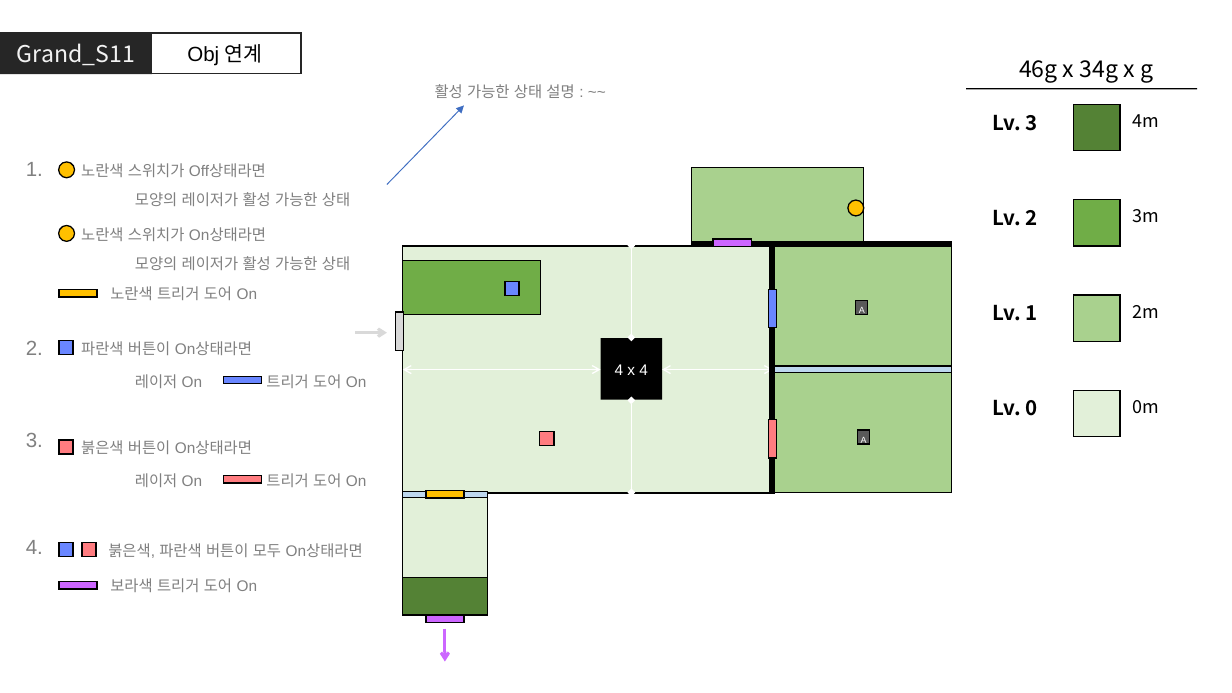
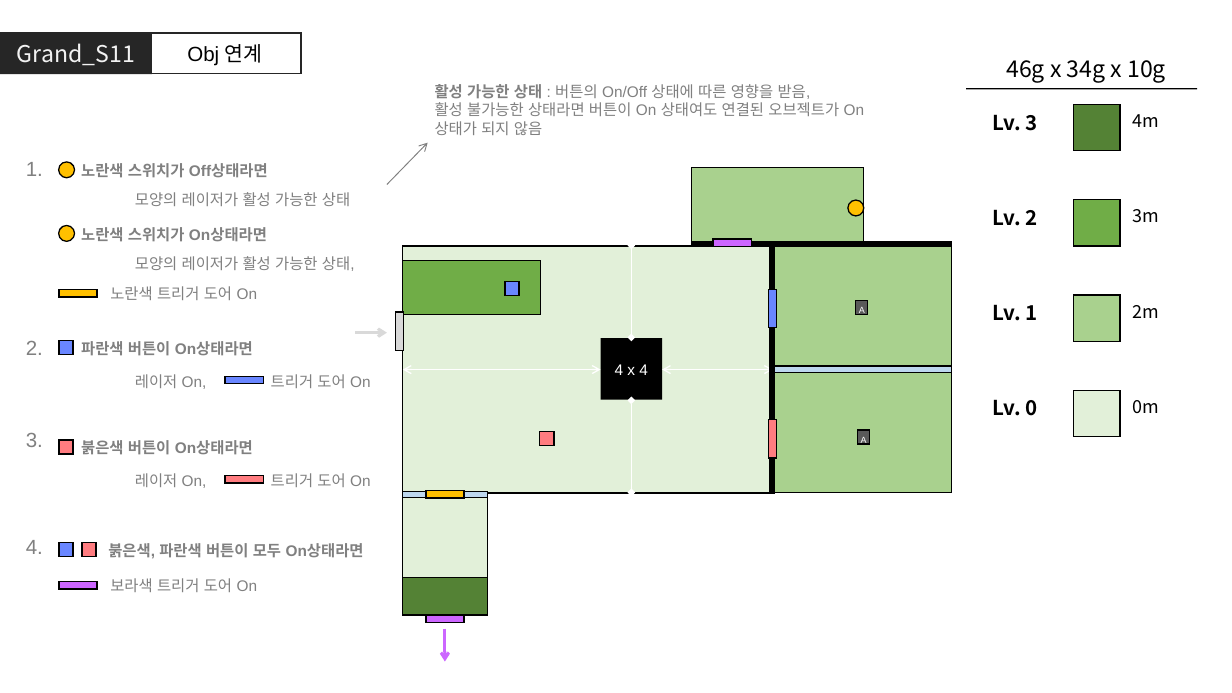
Before and after one commit to GGMGangsterHamster/GangsterHamster, a slide deck: slide 21 of Documents/Grand_Stage.pptx. Drawn at 1232x693 pixels with LibreOffice and Linux fonts; fonts in the diff are those of the drawing. Boxes give left, top, right and bottom in pixels: in the first picture for what was removed or moved away, otherwise in the second. Text is boxed around its words. In the diff, an @@ line names an element or a change of style, - is before the commit and + after.

```diff
--- a/Documents/Grand_Stage.pptx
+++ b/Documents/Grand_Stage.pptx
@@ text at box(435, 84, 865, 135): text changed @@
-활성 가능한 상태 설명 : ~~
+활성 가능한 상태 : 버튼의 On/Off 상태에 따른 영향을 받음,
+활성 불가능한 상태라면 버튼이 On 상태여도 연결된 오브젝트가 On 상태가 되지 않음
@@ text at box(1006, 60, 1166, 82): text changed @@
-46g x 34g x g
+46g x 34g x 10g
@@ arrow moved from (387, 185) - (464, 105) to (387, 185) - (428, 142) @@
@@ arrow (387, 185) - (428, 142): stroke #3F6FC3 0.75 pt to #808080 0.75 pt; arrowheads changed @@
@@ bold on in 5 elements at box(81, 341, 253, 356), box(81, 440, 253, 455), box(108, 543, 364, 559), box(81, 163, 268, 178), box(81, 227, 267, 242) @@
@@ text at box(135, 256, 355, 271): text changed @@
-모양의 레이저가 활성 가능한 상태
+모양의 레이저가 활성 가능한 상태,
@@ text at box(135, 374, 371, 389): text changed @@
-레이저 On 트리거 도어 On
+레이저 On, 트리거 도어 On
@@ text at box(271, 473, 371, 487): text changed @@
-레이저 On 트리거 도어 On
+레이저 On, 트리거 도어 On
```
Also in this commit, not shown: 4 other slides changed.
